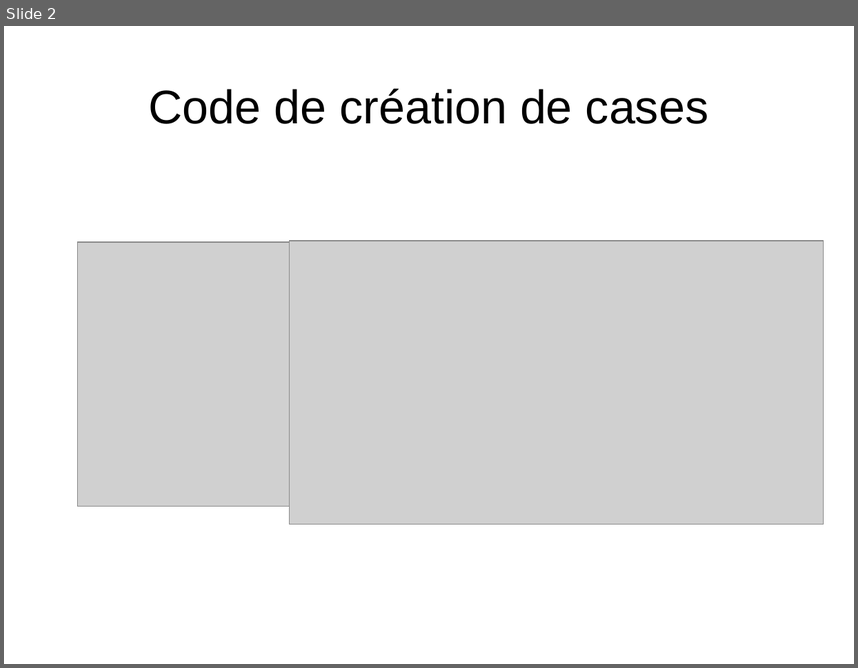
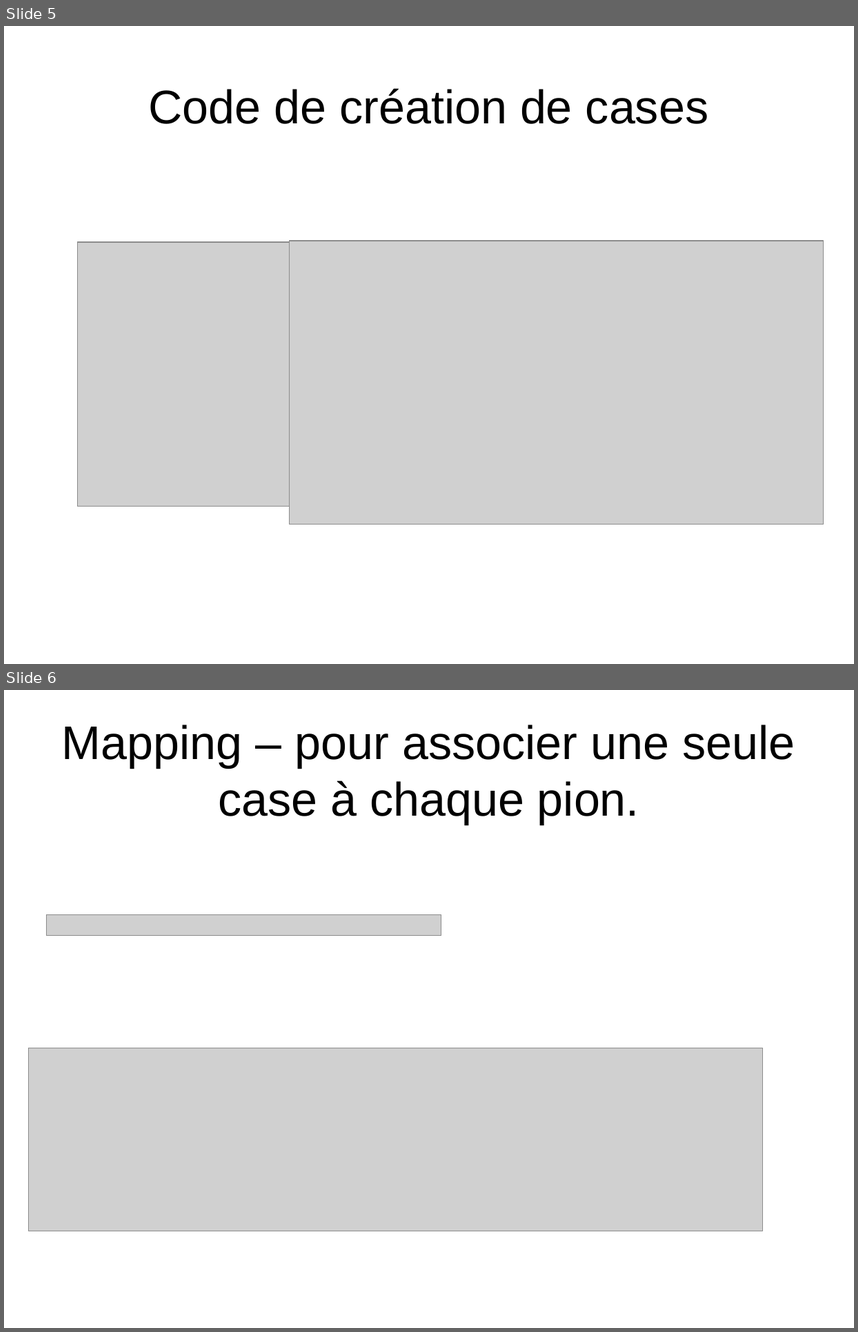
Before and after one commit to kwillup7d/Docs, a slide deck: presa.odp. Shown one above the other, each under a label of ours: slide 2 before the commit, slides 5 and 6 after it. The pictures are 858x668 and 858x1332 pixels, drawn with LibreOffice and Linux fonts; fonts in the diff are those of the drawing; grey boxes stand for pictures. Boxes give left, top, right and bottom in pixels: in the first picture for what was removed or moved away, otherwise in the second. Text is boxed around its words. In the diff, an @@ line names an element or a change of style, - is before the commit and + after.

```diff
--- a/presa.odp
+++ b/presa.odp
@@ slide 6 added at (4,690,854,1328), background #FFFFFF @@
@@ title added at (62,724,795,824), 44 pt, text #000000 @@
+Mapping – pour associer une seule case à chaque pion.
@@ picture added at (46,914,441,936) @@
@@ picture added at (29,1048,764,1231) @@
@@ what was slide 2 is now slide 5 @@
```
Also in this commit, not shown: 1 other slide added, 3 other files.
